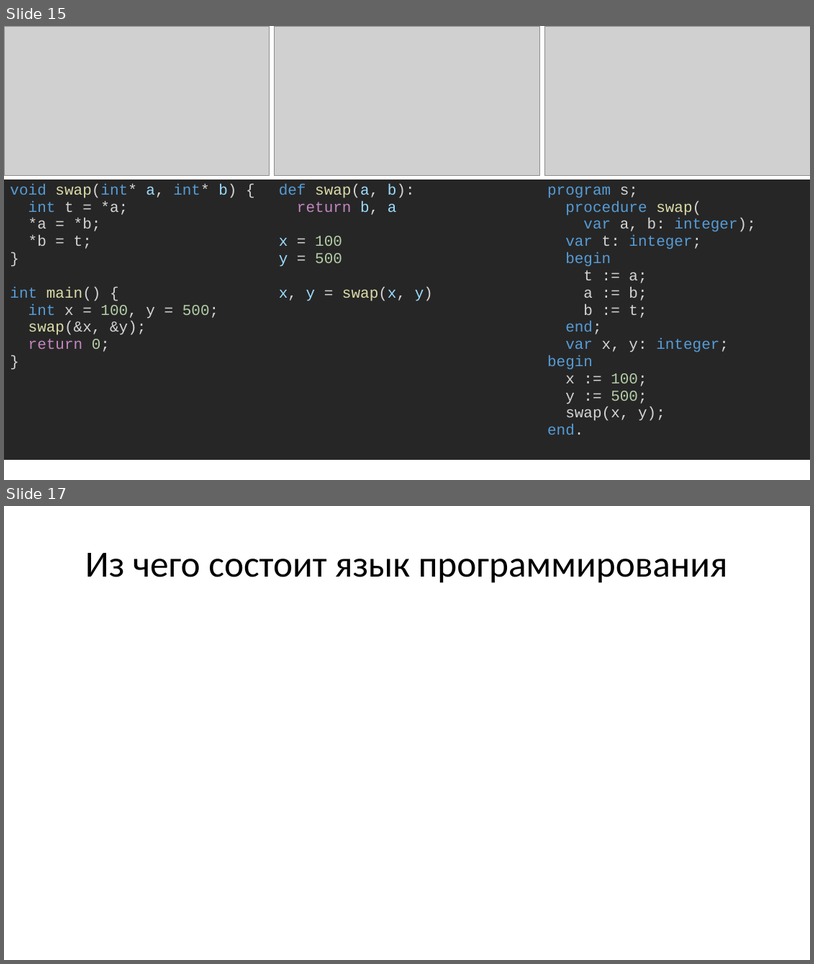
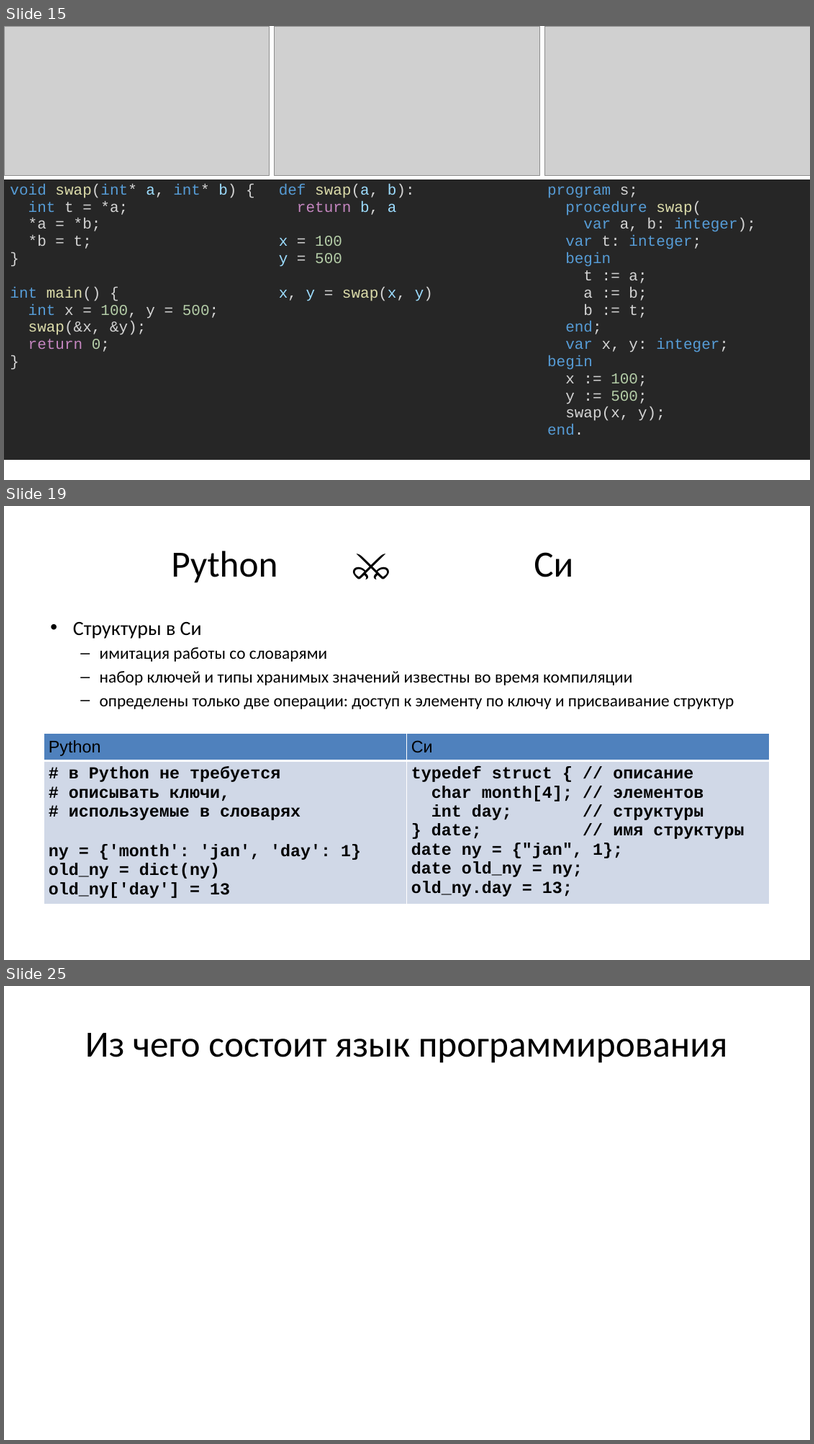
Before and after one commit to Evgueni-Petrov-aka-espetrov/Algorithms-and-Programming-in-C-pptx, a slide deck: 02.75 Лексика и концепции языка Си.pptx. Shown one above the other, each under a label of ours: slides 15 and 17 before the commit, slides 15, 19 and 25 after it; the slides between them are not shown. The pictures are 814x964 and 814x1444 pixels, drawn with LibreOffice and Linux fonts; fonts in the diff are those of the drawing; grey boxes stand for pictures. Boxes give left, top, right and bottom in pixels: in the first picture for what was removed or moved away, otherwise in the second. Text is boxed around its words. In the diff, an @@ line names an element or a change of style, - is before the commit and + after.

```diff
--- a/02.75 Лексика и концепции языка Си.pptx
+++ b/02.75 Лексика и концепции языка Си.pptx
@@ slide 19 added at [4, 506, 810, 960], background #FFFFFF @@
@@ title added at [171, 551, 574, 583], 44 pt, text #000000 @@
+Python ⚔️ Си
@@ text added at [73, 622, 734, 709], 20 pt, text #000000 @@
+• Структуры в Си
+  – имитация работы со словарями
+  – набор ключей и типы хранимых значений известны во время компиляции
+  – определены только две операции: доступ к элементу по ключу и присваивание структур
@@ table added at [44, 734, 771, 911], 2 rows, 2 columns @@
+Python | Си
+# в Python не требуется / # описывать ключи, / # используемые в словарях / ny = {'month': 'jan', 'day': 1} / old_ny = dict(ny) / old_ny['day'] = 13 | typedef struct { // описание / char month[4]; // элементов / int day; // структуры / } date; // имя структуры / date ny = {"jan", 1}; / date old_ny = ny; / old_ny.day = 13;
@@ what was slide 17 is now slide 25 @@
```
Also in this commit, not shown: 7 other slides added.
